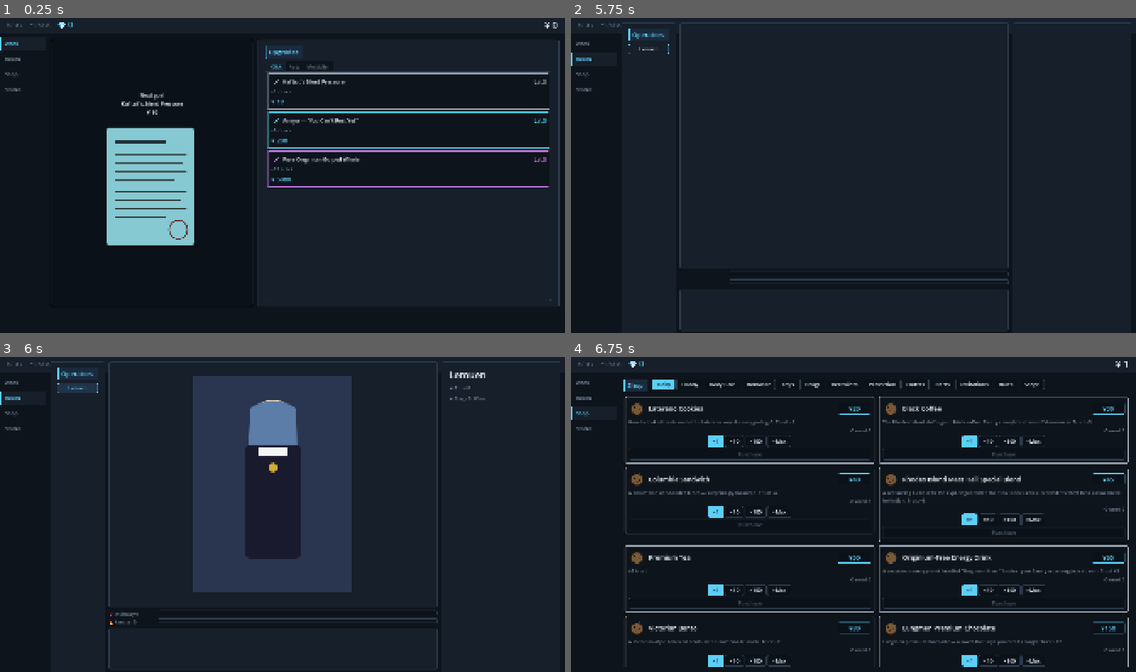
Above: before the commit, frames 1-4 (two rows, left to right).
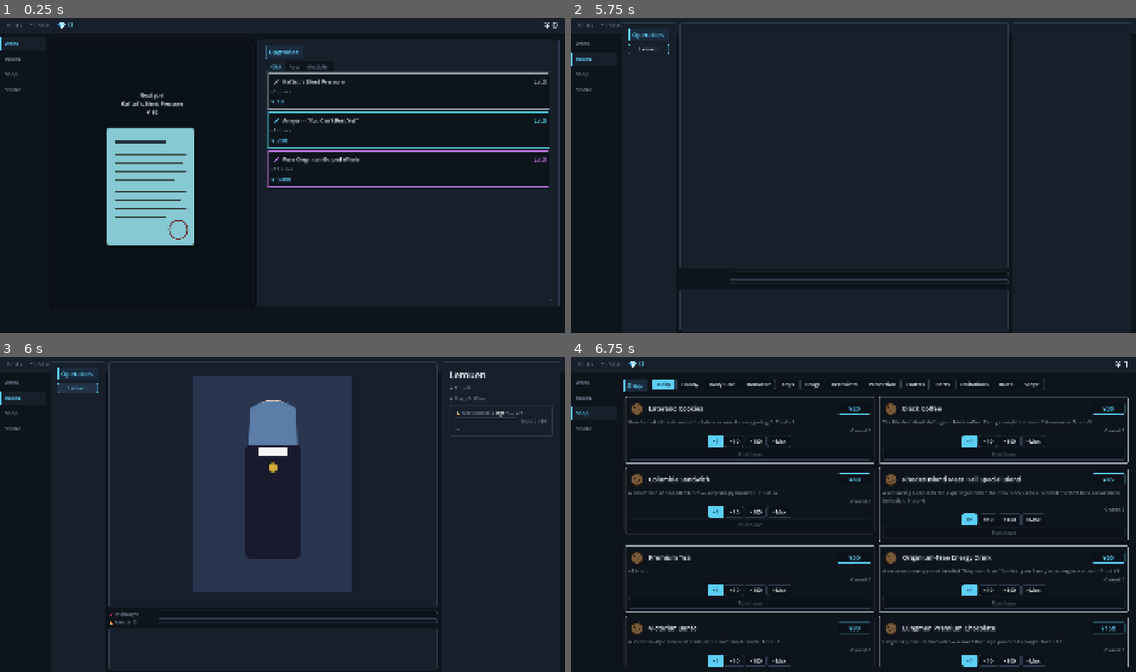
Above: after the commit, the same moments.

Repository: bakamarudasi/clickergame_demo
Game: Godot game, scene res://scenes/main.tscn
Same seed, same stepped clock (60 frames per second), same inputs: the game is played once before the commit and once after it.
Inputs (mouse positions are in pixels of both pictures, inside the frame that each line leads up to):
- Up to frame 1 (0.25 s): no input
- Up to frame 2 (5.75 s): click "Work" at 0.5 s; click "Room" at 1.25 s; click "Shop" at 2 s; click "Status" at 2.75 s; click "Work" at 3.5 s; click (723, 188) at 4.25 s; click "Room" at 5 s
- Up to frame 3 (6 s): click "Lemuen" at 5.75 s
- Up to frame 4 (6.75 s): click "Shop" at 6.5 s

Frames 1-2 are identical in both runs. In frame 3, 0.3% of the frame differs, in the area x 79-98%, y 15-26%; in frame 4, nothing differs.

Commit message:
room: next-unlock preview badge with lock-feel
Adds a "次の解禁" panel below the StageLabel that surfaces what's waiting
at the next trust stage without revealing names:

- Stage indicator shows "Stage N+1 — ???" — title hidden until reached.
- Progress bar + "信頼 X/Y" makes the gap to the next stage tangible.
- Reward summary lists counts only ("??? 衣装 × 1", "??? CG × 2") so the
  player knows there's something to chase but not what.
- Hover tooltip enumerates each pending unlock as "??? 衣装" / "??? CG"
  rows for a slightly fuller hint without spoiling.
- When trust crosses the threshold the panel switches to "✦ 解禁可能" and
  pulses (modulate tween) until the stage actually advances.
- Max stage shows "✦ 最高段階" and hides progress/rewards.

Implementation
- scripts/ui/room_tab/next_unlock_badge.gd: RefCounted helper following the
  established room_tab/ pattern (init takes node refs + host for tweens).
- scenes/ui/room_tab.tscn: NextUnlockPanel inserted into DetailPanel after
  StageLabel; mouse_filter wiring lets the panel-level tooltip survive
  label hovers.
- scripts/ui/room_tab.gd: wires the helper, refreshes in _refresh_detail()
  so it stays in sync with trust_changed and locale change automatically.
- translations/strings.csv: 11 new UI_ROOM_NEXT_* keys across ja/en/zh_CN.

https://claude.ai/code/session_01GzpUoibW7LL87PvWJrDjxw

Diff:
--- a/scenes/ui/room_tab.tscn
+++ b/scenes/ui/room_tab.tscn
@@ -333,3 +333,59 @@
 layout_mode = 2
 theme_type_variation = &"DimLabel"
 text = ""
+
+[node name="NextUnlockPanel" type="PanelContainer" parent="HBox/DetailWrap/DetailInner/DetailPanel"]
+unique_name_in_owner = true
+layout_mode = 2
+mouse_filter = 0
+
+[node name="NextMargin" type="MarginContainer" parent="HBox/DetailWrap/DetailInner/DetailPanel/NextUnlockPanel"]
+layout_mode = 2
+theme_override_constants/margin_left = 10
+theme_override_constants/margin_top = 6
+theme_override_constants/margin_right = 10
+theme_override_constants/margin_bottom = 6
+
+[node name="NextVBox" type="VBoxContainer" parent="HBox/DetailWrap/DetailInner/DetailPanel/NextUnlockPanel/NextMargin"]
+layout_mode = 2
+theme_override_constants/separation = 4
+
+[node name="HeaderRow" type="HBoxContainer" parent="HBox/DetailWrap/DetailInner/DetailPanel/NextUnlockPanel/NextMargin/NextVBox"]
+layout_mode = 2
+theme_override_constants/separation = 8
+
+[node name="HeaderLabel" type="Label" parent="HBox/DetailWrap/DetailInner/DetailPanel/NextUnlockPanel/NextMargin/NextVBox/HeaderRow"]
+layout_mode = 2
+theme_type_variation = &"DimLabel"
+text = "UI_ROOM_NEXT_HEADER"
+
+[node name="NextStageLabel" type="Label" parent="HBox/DetailWrap/DetailInner/DetailPanel/NextUnlockPanel/NextMargin/NextVBox/HeaderRow"]
+unique_name_in_owner = true
+layout_mode = 2
+size_flags_horizontal = 3
+text = ""
+
+[node name="ProgressRow" type="HBoxContainer" parent="HBox/DetailWrap/DetailInner/DetailPanel/NextUnlockPanel/NextMargin/NextVBox"]
+layout_mode = 2
+theme_override_constants/separation = 8
+
+[node name="NextProgressBar" type="ProgressBar" parent="HBox/DetailWrap/DetailInner/DetailPanel/NextUnlockPanel/NextMargin/NextVBox/ProgressRow"]
+unique_name_in_owner = true
+layout_mode = 2
+size_flags_horizontal = 3
+custom_minimum_size = Vector2(0, 8)
+show_percentage = false
+max_value = 100.0
+value = 0.0
+
+[node name="NextProgressLabel" type="Label" parent="HBox/DetailWrap/DetailInner/DetailPanel/NextUnlockPanel/NextMargin/NextVBox/ProgressRow"]
+unique_name_in_owner = true
+layout_mode = 2
+theme_type_variation = &"DimLabel"
+text = ""
+
+[node name="NextUnlocksLabel" type="Label" parent="HBox/DetailWrap/DetailInner/DetailPanel/NextUnlockPanel/NextMargin/NextVBox"]
+unique_name_in_owner = true
+layout_mode = 2
+theme_type_variation = &"DimLabel"
+text = ""
--- a/scripts/ui/room_tab.gd
+++ b/scripts/ui/room_tab.gd
@@ -35,12 +35,18 @@
 @onready var dialogue_log: VBoxContainer = %DialogueLog
 @onready var choice_panel: PanelContainer = %ChoicePanel
 @onready var choice_vbox: VBoxContainer = %ChoiceVBox
+@onready var next_unlock_panel: PanelContainer = %NextUnlockPanel
+@onready var next_stage_label: Label = %NextStageLabel
+@onready var next_progress_bar: ProgressBar = %NextProgressBar
+@onready var next_progress_label: Label = %NextProgressLabel
+@onready var next_unlocks_label: Label = %NextUnlocksLabel
 
 var _current_op: StringName = &""
 var _portrait: PortraitController
 var _idle: IdleFlavorTracker
 var _dialogue: DialogueLogView
 var _choices: ChoicePanelView
+var _next_unlock: NextUnlockBadge
 
 
 func _ready() -> void:
@@ -50,6 +56,14 @@
 	_dialogue = DialogueLogView.new(dialogue_scroll, dialogue_log)
 	_choices = ChoicePanelView.new(choice_panel, choice_vbox)
 	_choices.chosen.connect(_on_choice_picked)
+	_next_unlock = NextUnlockBadge.new(
+		next_unlock_panel,
+		next_stage_label,
+		next_progress_label,
+		next_progress_bar,
+		next_unlocks_label,
+		self,
+	)
 
 	for entry in [
 		[EventBus.operator_unlocked, _on_operator_unlocked],
@@ -152,6 +166,7 @@
 			stage_title = tr(s.title)
 			break
 	stage_label.text = tr("ROOM_STAGE_FMT") % [rt.current_stage, stage_title]
+	_next_unlock.refresh(_current_op)
 	_refresh_gauges()
 
 
--- /dev/null
+++ b/scripts/ui/room_tab/next_unlock_badge.gd
@@ -0,0 +1,139 @@
+class_name NextUnlockBadge
+extends RefCounted
+
+# Room タブ「次の解禁プレビュー」バッジ。現在ステージと次ステージの間で
+# 信頼度進捗を可視化し、解禁予定の衣装/CG 数を伏字で見せる（ロック感の演出）。
+# 解禁内容の名前は未解禁時には出さない――プレイヤーが「あと何かある」と
+# 感じる余白を残すのが狙い。
+#
+# 表示モード：
+#  - hidden : オペレータ未選択
+#  - locked : 次ステージあり。進捗バー + 「??? 衣装 × N」みたいなカウント
+#  - ready  : 信頼が閾値到達済（次フレームで stage_advanced 発火直前など）。ハイライト
+#  - max    : 最終ステージ。フレーバ表示のみ
+
+const PULSE_PERIOD: float = 1.4
+
+var _panel: PanelContainer
+var _stage_label: Label
+var _progress_label: Label
+var _progress_bar: ProgressBar
+var _unlocks_label: Label
+var _host: Control
+var _pulse_tween: Tween
+
+
+func _init(
+	panel: PanelContainer,
+	stage_label: Label,
+	progress_label: Label,
+	progress_bar: ProgressBar,
+	unlocks_label: Label,
+	host: Control,
+) -> void:
+	_panel = panel
+	_stage_label = stage_label
+	_progress_label = progress_label
+	_progress_bar = progress_bar
+	_unlocks_label = unlocks_label
+	_host = host
+	_panel.visible = false
+	# 子 Label 側で mouse_filter=STOP のままだとパネルのツールチップが
+	# 発火しない。子に hover を素通りさせてパネル自身にイベントを届ける。
+	_stage_label.mouse_filter = Control.MOUSE_FILTER_PASS
+	_progress_label.mouse_filter = Control.MOUSE_FILTER_PASS
+	_unlocks_label.mouse_filter = Control.MOUSE_FILTER_PASS
+	_progress_bar.mouse_filter = Control.MOUSE_FILTER_PASS
+
+
+func refresh(op_id: StringName) -> void:
+	if op_id == &"":
+		_panel.visible = false
+		_stop_pulse()
+		return
+	var op := DataRegistry.get_operator(op_id)
+	var rt := GameState.get_runtime(op_id)
+	if op == null or rt == null:
+		_panel.visible = false
+		_stop_pulse()
+		return
+
+	# 現ステージとその次のステージを stage_index ベースで取り出す。
+	# stages は順序保証が無いので毎回ソート相当の探索をする。
+	var current_idx: int = rt.current_stage
+	var current_threshold := 0
+	var next_stage: TrustStageData = null
+	for s: TrustStageData in op.stages:
+		if s.stage_index == current_idx:
+			current_threshold = s.threshold
+		if s.stage_index > current_idx:
+			if next_stage == null or s.stage_index < next_stage.stage_index:
+				next_stage = s
+
+	_panel.visible = true
+	if next_stage == null:
+		_show_max()
+		return
+
+	# 進捗 = (今の信頼 - 現ステージ閾値) / (次の閾値 - 現ステージ閾値)。
+	# 1.0 を超えてる場合は ready 表示（実際にはこの瞬間 stage_advanced が来るが、
+	# call_deferred の隙間で見える可能性があるので考慮）。
+	var span := max(1, next_stage.threshold - current_threshold)
+	var earned := max(0, rt.trust - current_threshold)
+	var ratio: float = clampf(float(earned) / float(span), 0.0, 1.0)
+	_progress_bar.value = ratio * 100.0
+	_progress_label.text = TranslationServer.translate("UI_ROOM_NEXT_TRUST_FMT") % [rt.trust, next_stage.threshold]
+
+	# 次ステージのタイトルは伏字。閾値到達時のみ「✦ 解禁可能」サインに切替。
+	if rt.trust >= next_stage.threshold:
+		_stage_label.text = TranslationServer.translate("UI_ROOM_NEXT_READY")
+		_start_pulse()
+	else:
+		_stage_label.text = TranslationServer.translate("UI_ROOM_NEXT_STAGE_FMT") % next_stage.stage_index
+		_stop_pulse()
+
+	# 解禁内容はカウントだけ伏字で。中身は当然出さない。
+	var parts: Array[String] = []
+	var costumes_n := next_stage.costume_unlocks.size()
+	var cgs_n := next_stage.cg_unlocks.size()
+	if costumes_n > 0:
+		parts.append(TranslationServer.translate("UI_ROOM_NEXT_COSTUMES_FMT") % costumes_n)
+	if cgs_n > 0:
+		parts.append(TranslationServer.translate("UI_ROOM_NEXT_CGS_FMT") % cgs_n)
+	if parts.is_empty():
+		_unlocks_label.text = TranslationServer.translate("UI_ROOM_NEXT_NO_REWARDS")
+	else:
+		_unlocks_label.text = "   ".join(parts)
+
+	# ホバー時のツールチップ：解禁する各項目を 1 行ずつ「??? 衣装」「??? CG」で羅列。
+	# 名前は出さないが、何個・どのカテゴリかは見える。
+	var tip_lines: Array[String] = [TranslationServer.translate("UI_ROOM_NEXT_TOOLTIP_HEADER")]
+	for _id in next_stage.costume_unlocks:
+		tip_lines.append("  " + TranslationServer.translate("UI_ROOM_NEXT_LOCKED_COSTUME"))
+	for _id in next_stage.cg_unlocks:
+		tip_lines.append("  " + TranslationServer.translate("UI_ROOM_NEXT_LOCKED_CG"))
+	_panel.tooltip_text = "\n".join(tip_lines)
+
+
+func _show_max() -> void:
+	_stage_label.text = TranslationServer.translate("UI_ROOM_NEXT_MAX")
+	_progress_bar.value = 100.0
+	_progress_label.text = ""
+	_unlocks_label.text = ""
+	_panel.tooltip_text = TranslationServer.translate("UI_ROOM_NEXT_MAX")
+	_stop_pulse()
+
+
+func _start_pulse() -> void:
+	if _pulse_tween != null and _pulse_tween.is_valid():
+		return
+	_pulse_tween = _host.create_tween().set_loops()
+	_pulse_tween.tween_property(_panel, "modulate", Color(1.25, 1.2, 0.9, 1.0), PULSE_PERIOD * 0.5)
+	_pulse_tween.tween_property(_panel, "modulate", Color(1, 1, 1, 1), PULSE_PERIOD * 0.5)
+
+
+func _stop_pulse() -> void:
+	if _pulse_tween != null and _pulse_tween.is_valid():
+		_pulse_tween.kill()
+	_pulse_tween = null
+	_panel.modulate = Color(1, 1, 1, 1)
--- a/translations/strings.csv
+++ b/translations/strings.csv
@@ -158,6 +158,17 @@
 ROOM_DETAIL_PLACEHOLDER,—,—,—
 ROOM_TRUST_FMT,❤️ 信頼度 %d,❤️ Trust %d,❤️ 信赖度 %d
 ROOM_STAGE_FMT,✦ 段階 %d  %s,✦ Stage %d  %s,✦ 阶段 %d  %s
+UI_ROOM_NEXT_HEADER,🔒 次の解禁,🔒 Next Unlock,🔒 下次解锁
+UI_ROOM_NEXT_STAGE_FMT,段階 %d — ???,Stage %d — ???,阶段 %d — ???
+UI_ROOM_NEXT_TRUST_FMT,信頼 %d / %d,Trust %d / %d,信赖 %d / %d
+UI_ROOM_NEXT_COSTUMES_FMT,??? 衣装 × %d,??? Costume × %d,??? 服装 × %d
+UI_ROOM_NEXT_CGS_FMT,??? CG × %d,??? CG × %d,??? CG × %d
+UI_ROOM_NEXT_NO_REWARDS,—,—,—
+UI_ROOM_NEXT_READY,✦ 解禁可能,✦ Ready to Unlock,✦ 可解锁
+UI_ROOM_NEXT_MAX,✦ 最高段階,✦ Max Stage,✦ 最高阶段
+UI_ROOM_NEXT_TOOLTIP_HEADER,このステージで解禁:,Unlocks at this stage:,此阶段解锁：
+UI_ROOM_NEXT_LOCKED_COSTUME,??? 衣装,??? Costume,??? 服装
+UI_ROOM_NEXT_LOCKED_CG,??? CG,??? CG,??? CG
 ROOM_GIVE_BUTTON,🎁 渡す,🎁 Give,🎁 赠送
 ROOM_TOUCH_TITLE,触れる,Touch,触碰
 ROOM_TOUCH_BUTTON,👆 触れる,👆 Touch,👆 触碰
